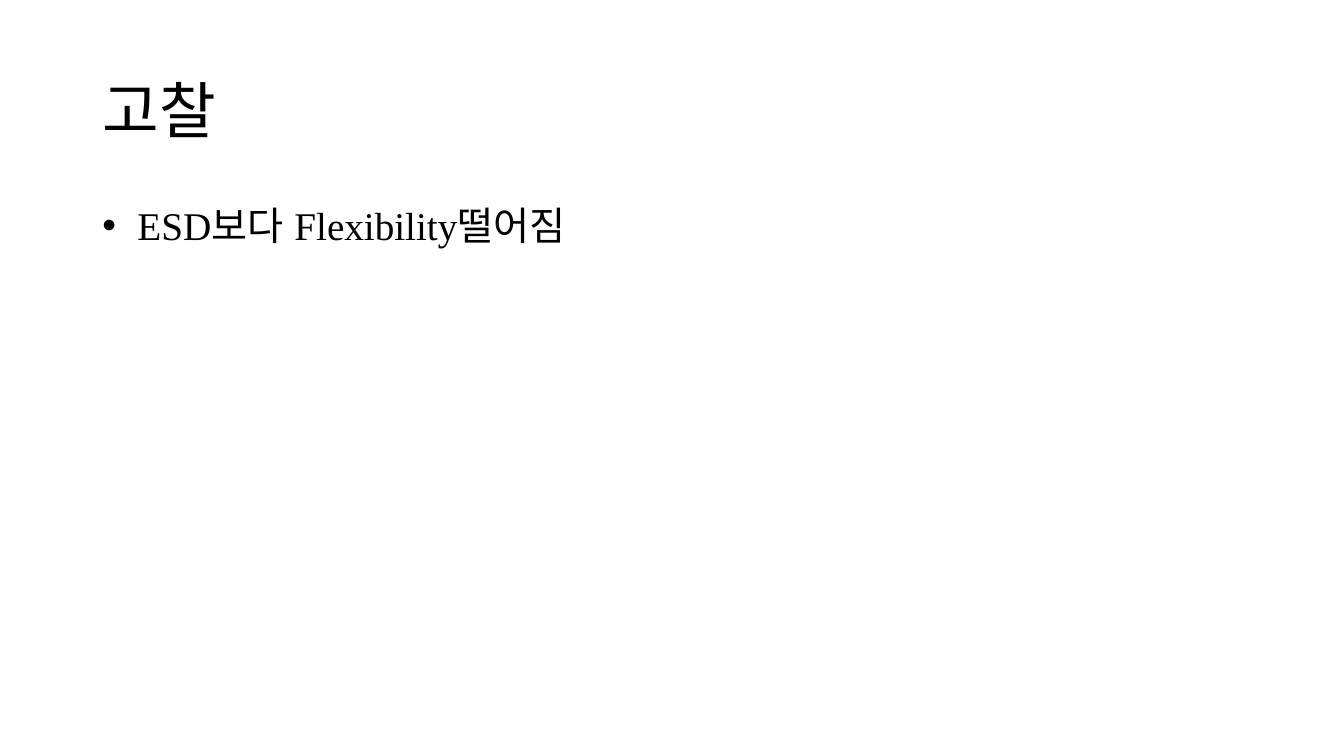
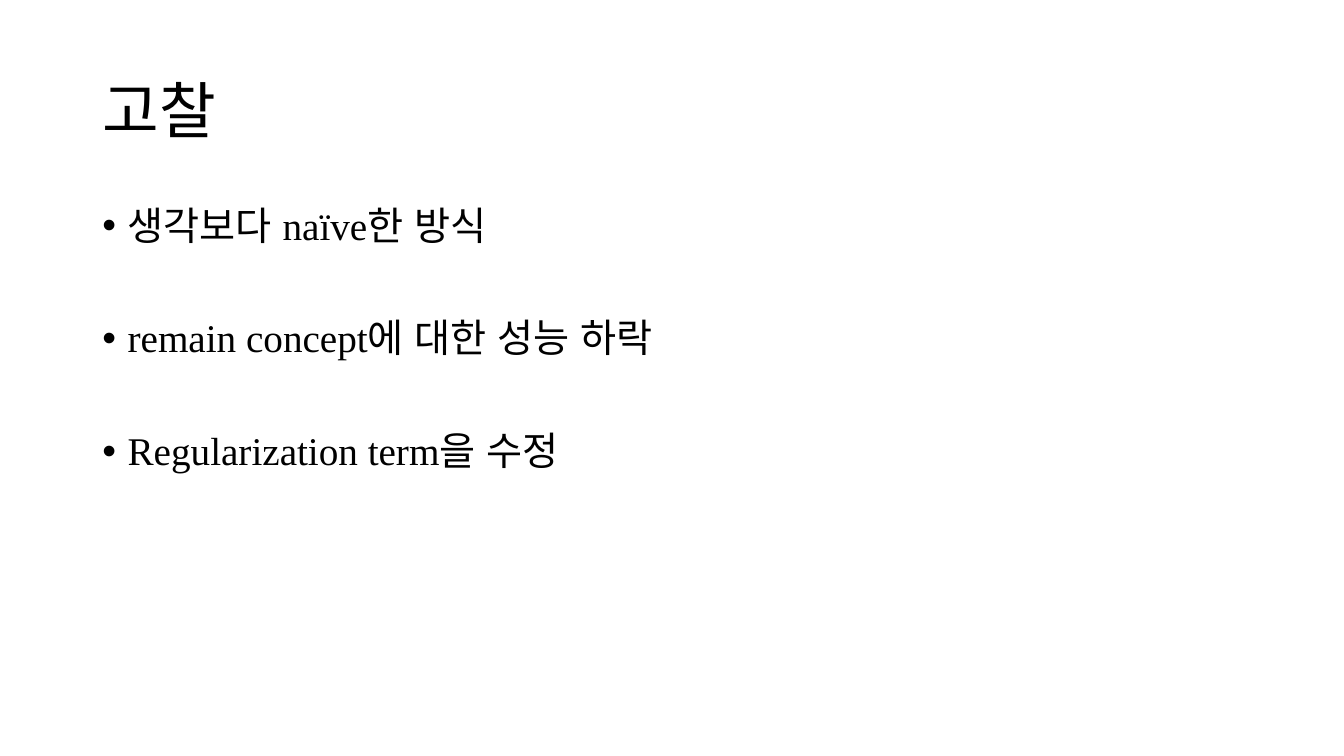
Before and after one commit to tokyustay/AI-paper-review, a slide deck: slide 9 of esd/esd.pptx (slide 7 before the commit). Drawn at 1344x756 pixels with LibreOffice and Linux fonts; fonts in the diff are those of the drawing. Boxes give left, top, right and bottom in pixels: in the first picture for what was removed or moved away, otherwise in the second. Text is boxed around its words. In the diff, an @@ line names an element or a change of style, - is before the commit and + after.

```diff
--- a/esd/esd.pptx
+++ b/esd/esd.pptx
@@ text at bbox=[128, 207, 653, 473]: text changed @@
-• ESD보다 Flexibility떨어짐
+• 생각보다 naïve한 방식
+• remain concept에 대한 성능 하락
+• Regularization term을 수정
```
Also in this commit, not shown: 2 other slides changed, 6 slides added, 4 slides removed, 2 other files.
